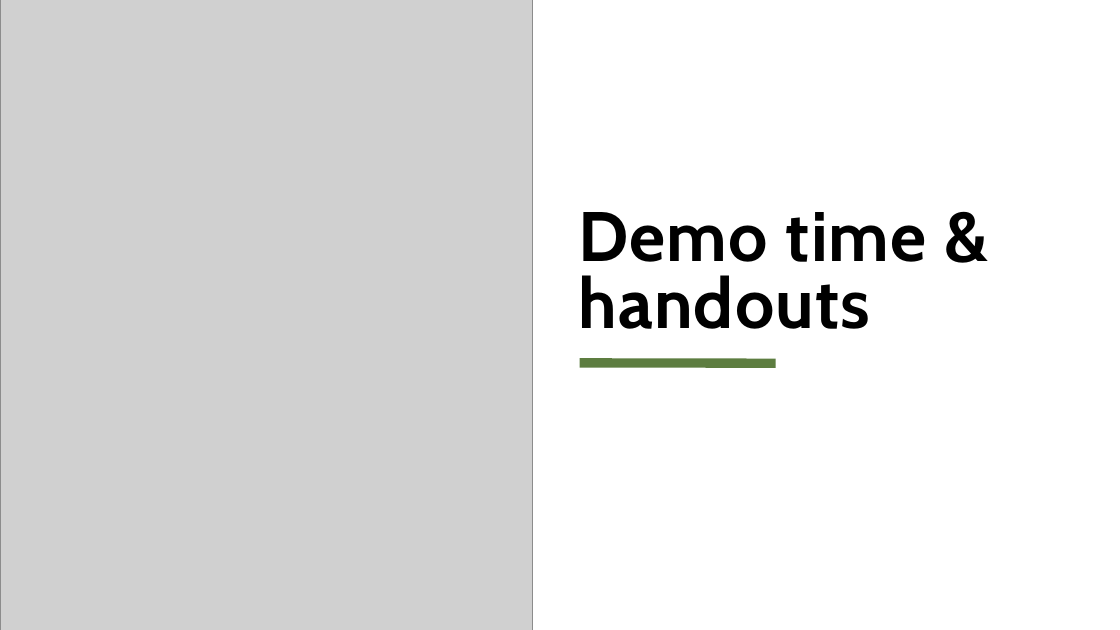
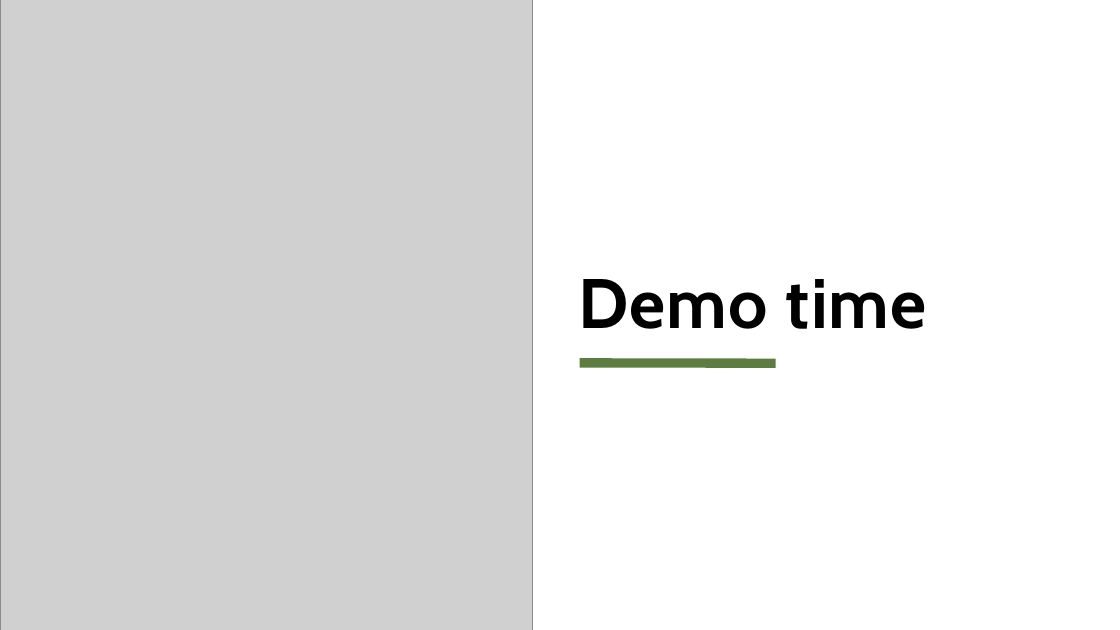
Before and after one commit to Elliotwhoisalsobo/VaultViewer, a slide deck: slide 14 of VaultViewer Presentatie inspiration lab.pptx. Drawn at 1120x630 pixels with LibreOffice and Linux fonts; fonts in the diff are those of the drawing; grey boxes stand for pictures. Boxes give left, top, right and bottom in pixels: in the first picture for what was removed or moved away, otherwise in the second. Text is boxed around its words. In the diff, an @@ line names an element or a change of style, - is before the commit and + after.

```diff
--- a/VaultViewer Presentatie inspiration lab.pptx
+++ b/VaultViewer Presentatie inspiration lab.pptx
@@ title at (579, 279, 927, 329): text changed @@
-Demo time &
-handouts
+Demo time
```
Also in this commit, not shown: 18 other files.
